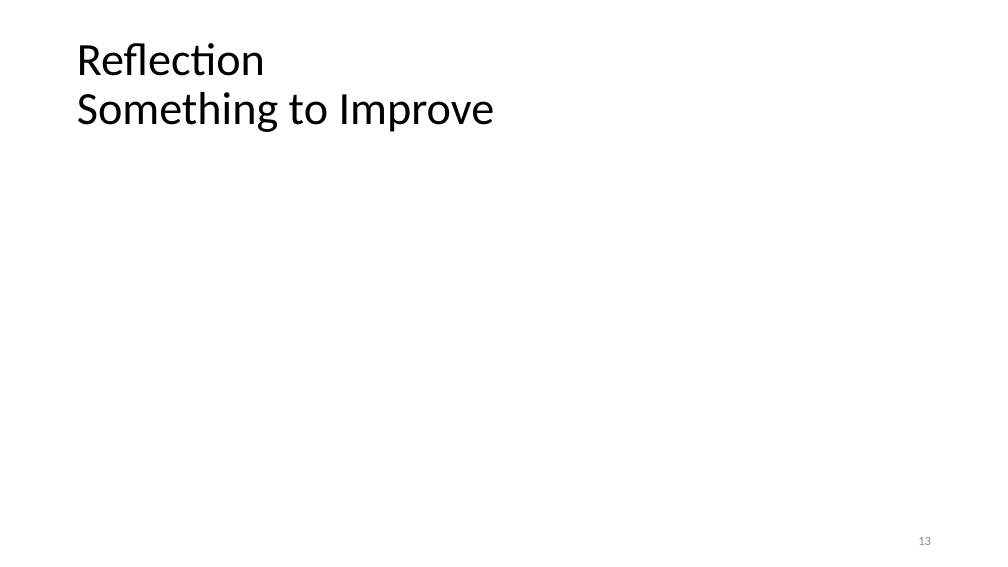
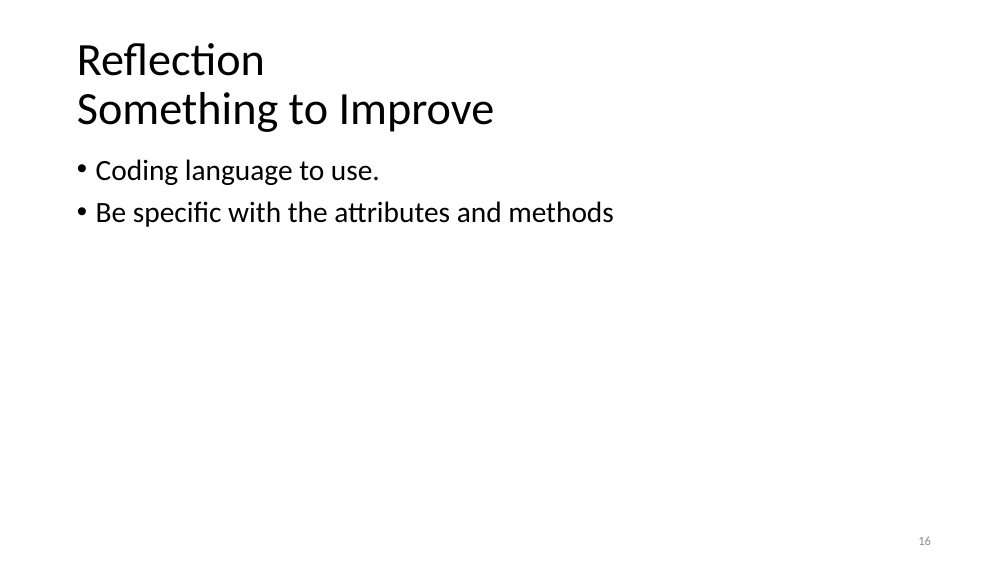
Before and after one commit to datduyng/networkflow.java, a slide deck: slide 16 of slides/increment02-use-case-analysis.pptx (slide 13 before the commit). Drawn at 1008x567 pixels with LibreOffice and Linux fonts; fonts in the diff are those of the drawing. Boxes give left, top, right and bottom in pixels: in the first picture for what was removed or moved away, otherwise in the second. Text is boxed around its words. In the diff, an @@ line names an element or a change of style, - is before the commit and + after.

```diff
--- a/slides/increment02-use-case-analysis.pptx
+++ b/slides/increment02-use-case-analysis.pptx
@@ text added at (x1=96, y1=159, x2=614, y2=227), 28 pt, text #000000 @@
+• Coding language to use.
+• Be specific with the attributes and methods
@@ page number at (x1=918, y1=536, x2=931, y2=545): text changed @@
-13
+16
```
Also in this commit, not shown: 4 other slides changed, 6 slides added, 3 slides removed, 2 other files.
